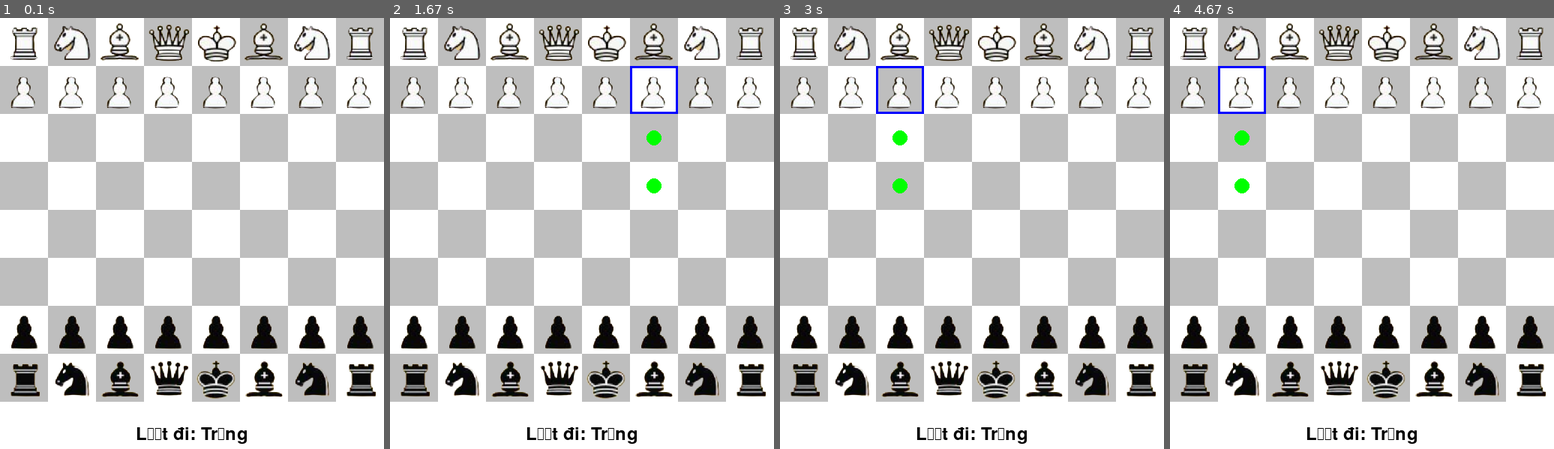
Above: before the commit, frames 1-4 (left to right).
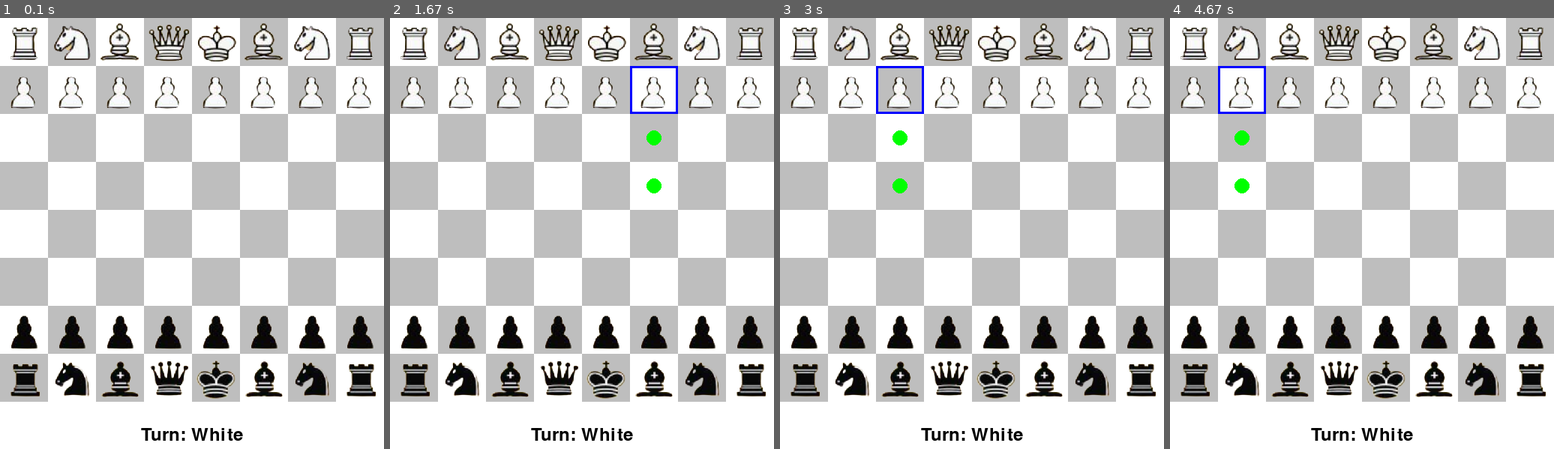
Above: after the commit, the same moments.

Repository: khanhnguyentuann/chess-game
Game: pygame game, started from main.py
Same seed, same stepped clock (60 frames per second), same inputs: the game is played once before the commit and once after it.
Inputs (mouse positions are in pixels of both pictures, inside the frame that each line leads up to):
- Up to frame 1 (0.1 s): no input
- Up to frame 2 (1.67 s): click (639, 86) at 1.38 s
- Up to frame 3 (3 s): click (1018, 280) at 1.72 s; click (910, 95) at 2.88 s
- Up to frame 4 (4.67 s): click (1461, 203) at 3.22 s; click (1246, 91) at 4.38 s

The runs differ from the first frame. In frame 1, 0.5% of the frame differs, in the area x 35-65%, y 94-99%; in frame 2, 0.5%; in frame 3, 0.5%; in frame 4, 0.5%.

Commit message:
few update

Diff:
--- a/main.py
+++ b/main.py
@@ -1,22 +1,20 @@
 import pygame
 import sys
-import chess  # Cài đặt thư viện python-chess: pip install python-chess
+import chess
 
-# Khởi tạo pygame và đặt cấu hình ban đầu
 pygame.init()
 
-FPS = 30  # Số khung hình mỗi giây
-WINDOW_WIDTH = 512  # Chiều rộng cửa sổ
-WINDOW_HEIGHT = 600  # Chiều cao cửa sổ
-BOARD_SIZE = 8  # Kích thước bàn cờ
+FPS = 30
+WINDOW_WIDTH = 512
+WINDOW_HEIGHT = 600
+BOARD_SIZE = 8
 SQUARE_SIZE = WINDOW_WIDTH // BOARD_SIZE
-STATUS_HEIGHT = 88  # Chiều cao phần thông báo
+STATUS_HEIGHT = 88
 
 CLOCK = pygame.time.Clock()
 SCREEN = pygame.display.set_mode((WINDOW_WIDTH, WINDOW_HEIGHT))
-pygame.display.set_caption("Chess Game - Human vs AI")
+pygame.display.set_caption("Chess Game")
 
-# Tải ảnh cho các quân cờ
 def load_images():
     pieces = ["r", "n", "b", "q", "k", "p"]
     colors = ["w", "b"]
@@ -29,7 +27,6 @@
 
 IMAGES = load_images()
 
-# Vẽ bàn cờ và các quân cờ
 def draw_board(screen, board):
     colors = [pygame.Color("white"), pygame.Color("gray")]
 
@@ -44,16 +41,15 @@
                 piece_name = ('w' if piece.color else 'b') + piece_name.lower()
                 screen.blit(IMAGES[piece_name], pygame.Rect(col * SQUARE_SIZE, row * SQUARE_SIZE, SQUARE_SIZE, SQUARE_SIZE))
 
-# Vẽ thông tin lượt đi
 def draw_status(screen, board):
     status_rect = pygame.Rect(0, WINDOW_WIDTH, WINDOW_WIDTH, STATUS_HEIGHT)
     pygame.draw.rect(screen, pygame.Color("white"), status_rect)
 
     status_font = pygame.font.Font(None, 36)
     if board.turn:
-        status_text = "Lượt đi: Trắng"
+        status_text = "Turn: White"
     else:
-        status_text = "Lượt đi: Đen"
+        status_text = "Turn: Black"
     status_surface = status_font.render(status_text, True, pygame.Color("black"))
     status_position = status_rect.center
     screen.blit(status_surface, status_surface.get_rect(center=status_position))
Binary file changed: README.md
